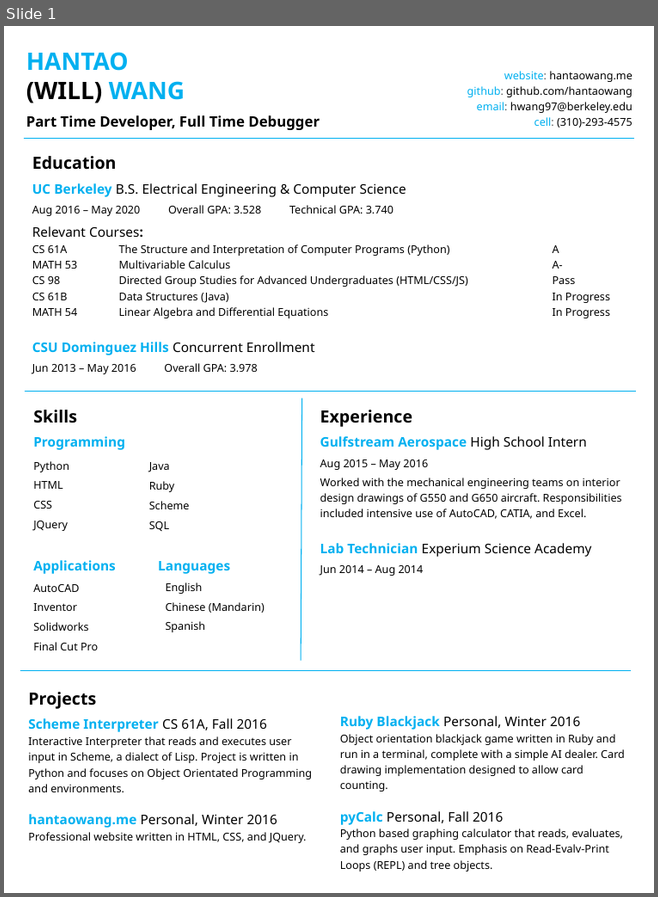
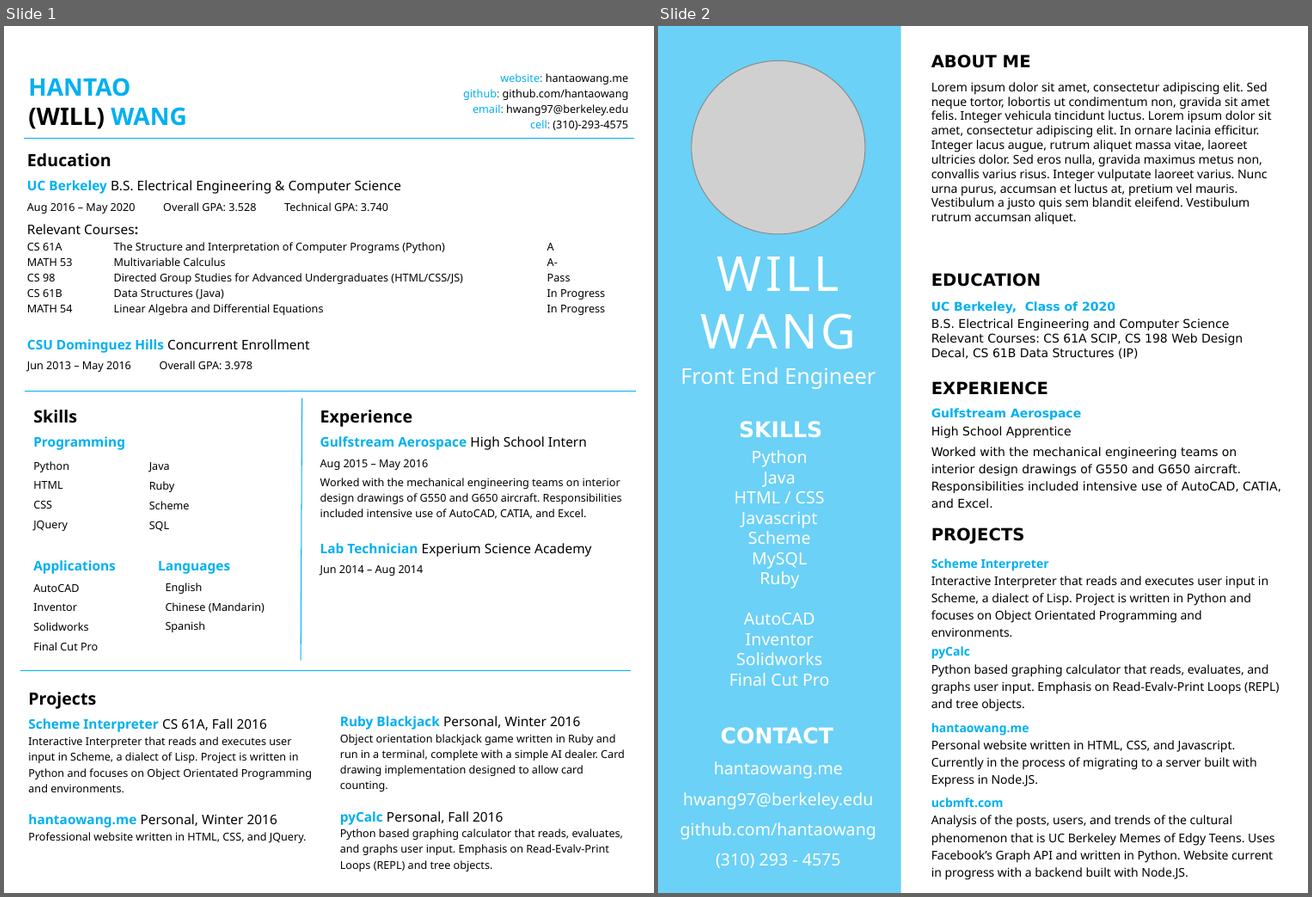
Before and after one commit to hantaowang/metman, a slide deck: files/resume.pptx. Shown side by side, each under a label of ours: slide 1 before the commit, slides 1 and 2 after it. The pictures are 658x897 and 1312x897 pixels, drawn with LibreOffice and Linux fonts; fonts in the diff are those of the drawing; grey boxes stand for pictures. Boxes give left, top, right and bottom in pixels: in the first picture for what was removed or moved away, otherwise in the second. Text is boxed around its words. In the diff, an @@ line names an element or a change of style, - is before the commit and + after.

```diff
--- a/files/resume.pptx
+++ b/files/resume.pptx
@@ slide 2 added at [658, 26, 1308, 893], background #FFFFFF @@
@@ rectangle added at [658, 26, 901, 893], fill #00B0F0 at 58% opacity @@
@@ ellipse added at [692, 60, 865, 234], fill #FFFFFF @@
@@ picture added at [692, 60, 865, 234] @@
@@ text added at [931, 54, 1031, 68], 14 pt, text #000000, bold @@
+ABOUT ME
@@ text added at [931, 82, 1271, 225], 10 pt, text #000000 @@
+Lorem ipsum dolor sit amet, consectetur adipiscing elit. Sed neque tortor, lobortis ut condimentum non, gravida sit amet felis. Integer vehicula tincidunt luctus. Lorem ipsum dolor sit amet, consectetur adipiscing elit. In ornare lacinia efficitur. Integer lacus augue, rutrum aliquet massa vitae, laoreet ultricies dolor. Sed eros nulla, gravida maximus metus non, convallis varius risus. Integer vulputate laoreet varius. Nunc urna purus, accumsan et luctus at, pretium vel mauris. Vestibulum a justo quis sem blandit eleifend. Vestibulum rutrum accumsan aliquet.
@@ text added at [700, 256, 856, 349], 40 pt, text #FFFFFF @@
+WILL
+WANG
@@ text added at [931, 273, 1042, 287], 14 pt, text #000000, bold @@
+EDUCATION
@@ text added at [931, 301, 1243, 359], 10 pt, text #000000 @@
+UC Berkeley, Class of 2020
+B.S. Electrical Engineering and Computer Science
+Relevant Courses: CS 61A SCIP, CS 198 Web Design Decal, CS 61B Data Structures (IP)
@@ text added at [680, 367, 876, 389], 18 pt, text #FFFFFF @@
+Front End Engineer
@@ text added at [931, 381, 1048, 395], 14 pt, text #000000, bold @@
+EXPERIENCE
@@ text added at [931, 408, 1282, 508], 10 pt, text #000000 @@
+Gulfstream Aerospace
+High School Apprentice
+Worked with the mechanical engineering teams on interior design drawings of G550 and G650 aircraft. Responsibilities included intensive use of AutoCAD, CATIA, and Excel.
@@ text added at [739, 421, 822, 438], 18 pt, text #FFFFFF, bold @@
+SKILLS
@@ text added at [729, 450, 829, 686], 14 pt, text #FFFFFF @@
+Python
+Java
+HTML / CSS
+Javascript
+Scheme
+MySQL
+Ruby
+AutoCAD
+Inventor
+Solidworks
+Final Cut Pro
@@ text added at [931, 527, 1025, 544], 14 pt, text #000000, bold @@
+PROJECTS
@@ text added at [931, 558, 1269, 637], 10 pt, text #000000 @@
+Scheme Interpreter
+Interactive Interpreter that reads and executes user input in Scheme, a dialect of Lisp. Project is written in Python and focuses on Object Orientated Programming and environments.
@@ text added at [931, 646, 1280, 711], 10 pt, text #000000 @@
+pyCalc
+Python based graphing calculator that reads, evaluates, and graphs user input. Emphasis on Read-Evalv-Print Loops (REPL) and tree objects.
@@ text added at [721, 727, 833, 744], 18 pt, text #FFFFFF, bold @@
+CONTACT
@@ text added at [931, 723, 1257, 787], 10 pt, text #000000 @@
+hantaowang.me
+Personal website written in HTML, CSS, and Javascript. Currently in the process of migrating to a server built with Express in Node.JS.
@@ text added at [680, 761, 876, 868], 14 pt, text #FFFFFF @@
+hantaowang.me
+hwang97@berkeley.edu
+github.com/hantaowang
+(310) 293 - 4575
@@ text added at [931, 797, 1275, 880], 10 pt, text #000000 @@
+ucbmft.com
+Analysis of the posts, users, and trends of the cultural phenomenon that is UC Berkeley Memes of Edgy Teens. Uses Facebook’s Graph API and written in Python. Website current in progress with a backend built with Node.JS.
@@ slide 1 changed as well @@
@@ rectangle "HANTAO": place and size @@
-rectangle "HANTAO" at [26, 52, 320, 130]
+rectangle "HANTAO" at [19, 67, 399, 134]
@@ text "website: hantaowang.me": place and size @@
-text "website: hantaowang.me" at [468, 71, 633, 127]
+text "website: hantaowang.me" at [463, 73, 629, 130]
@@ text in rectangle at [26, 115, 320, 130]: paragraph removed @@
-Part Time Developer, Full Time Debugger
@@ text "Education": place and size @@
-text "Education" at [32, 156, 610, 374]
+text "Education" at [27, 153, 605, 372]
```
Also in this commit, not shown: 2 other files.
